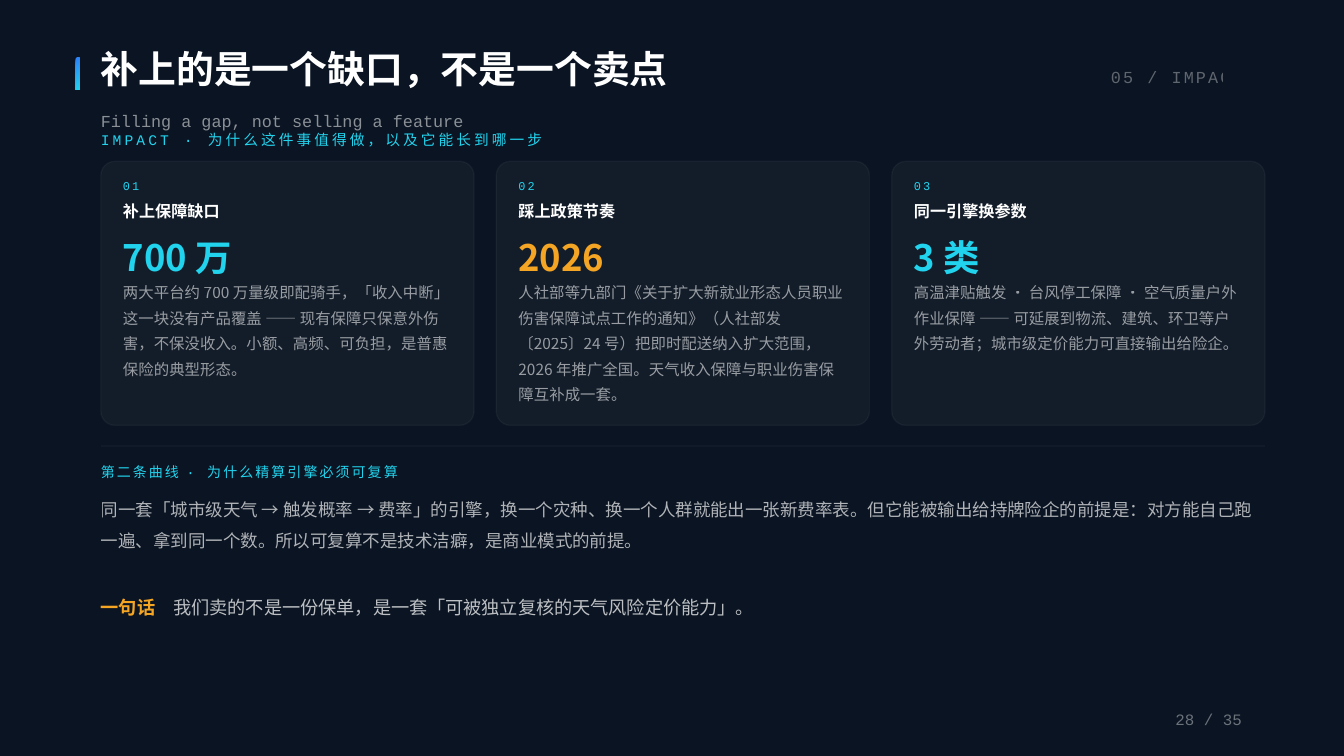
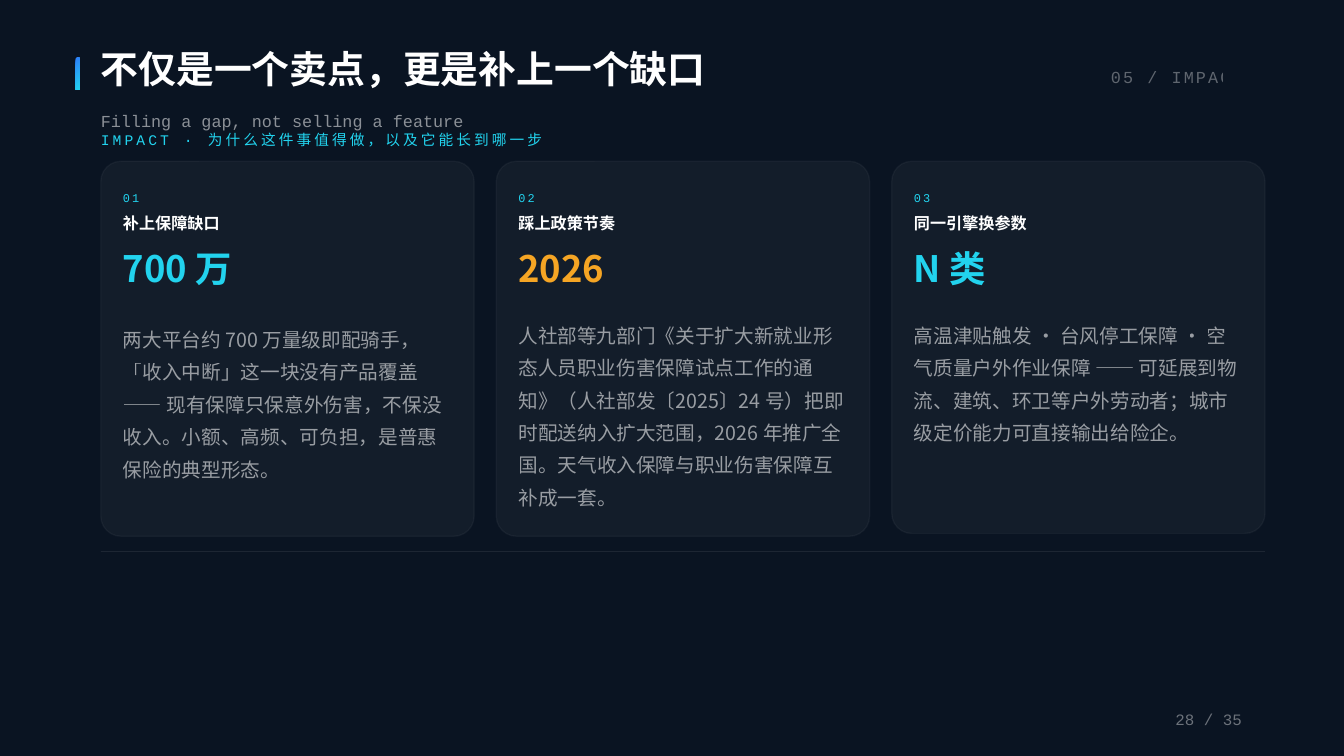
Before and after one commit to BruceLeezh/rainproof-pro, a slide deck: slide 18 of 01-参赛材料/交付物/PPT/雨证-路演PPT-答辩版-2026-11-14.pptx (slide 28 before the commit). Drawn at 1344x756 pixels with LibreOffice and Linux fonts; fonts in the diff are those of the drawing. Boxes give left, top, right and bottom in pixels: in the first picture for what was removed or moved away, otherwise in the second. Text is boxed around its words. In the diff, an @@ line names an element or a change of style, - is before the commit and + after.

```diff
--- a/01-参赛材料/交付物/PPT/雨证-路演PPT-答辩版-2026-11-14.pptx
+++ b/01-参赛材料/交付物/PPT/雨证-路演PPT-答辩版-2026-11-14.pptx
@@ text at box(101, 51, 706, 88): text changed @@
-补上的是一个缺口，不是一个卖点
+不仅是一个卖点，更是补上一个缺口
@@ rounded rectangle: place and size @@
-rounded rectangle at box(101, 161, 474, 425)
+rounded rectangle at box(101, 161, 474, 536)
@@ rounded rectangle: place and size @@
-rounded rectangle at box(496, 161, 869, 425)
+rounded rectangle at box(496, 161, 869, 536)
@@ rounded rectangle: place and size @@
-rounded rectangle at box(892, 161, 1265, 425)
+rounded rectangle at box(892, 161, 1265, 533)
@@ 3 texts: place and size @@
-3 texts at box(123, 182, 930, 190)
+3 texts at box(123, 194, 930, 202)
@@ 5 texts: place and size @@
-5 texts at box(123, 203, 1027, 274)
+5 texts at box(123, 215, 1027, 285)
@@ text at box(914, 251, 985, 285): text changed @@
-3 类
+N 类
@@ size 11 to 14 pt in 3 elements at box(518, 326, 844, 507), box(914, 326, 1237, 442), box(123, 330, 442, 479) @@
@@ text "两大平台约 700 万量级即配骑手，「收入中断」这一块没有产品覆盖 —— 现有保障只保意外伤害，不保没收入。小额、高频、 ...": place and size @@
-text "两大平台约 700 万量级即配骑手，「收入中断」这一块没有产品覆盖 —— 现有保障只保意外伤害，不保没收入。小额、高频、 ..." at box(123, 285, 449, 376)
+text "两大平台约 700 万量级即配骑手，「收入中断」这一块没有产品覆盖 —— 现有保障只保意外伤害，不保没收入。小额、高频、 ..." at box(123, 330, 442, 479)
@@ text "人社部等九部门《关于扩大新就业形态人员职业伤害保障试点工作的通知》（人社部发〔2025〕24 号）把即时配送纳入扩大范围 ...": place and size @@
-text "人社部等九部门《关于扩大新就业形态人员职业伤害保障试点工作的通知》（人社部发〔2025〕24 号）把即时配送纳入扩大范围 ..." at box(518, 285, 842, 401)
+text "人社部等九部门《关于扩大新就业形态人员职业伤害保障试点工作的通知》（人社部发〔2025〕24 号）把即时配送纳入扩大范围 ..." at box(518, 326, 844, 507)
@@ text "高温津贴触发 · 台风停工保障 · 空气质量户外作业保障 ...": place and size @@
-text "高温津贴触发 · 台风停工保障 · 空气质量户外作业保障 ..." at box(914, 285, 1239, 351)
+text "高温津贴触发 · 台风停工保障 · 空气质量户外作业保障 ..." at box(914, 326, 1237, 442)
@@ text removed at box(101, 465, 398, 478) @@
-第二条曲线 · 为什么精算引擎必须可复算
@@ text removed at box(101, 501, 1253, 549) @@
-同一套「城市级天气 → 触发概率 → 费率」的引擎，换一个灾种、换一个人群就能出一张新费率表。但它能被输出给持牌险企的前提是：对方能自己跑一遍、拿到同一个数。所以可复算不是技术洁癖，是商业模式的前提。
@@ rectangle: place and size @@
-rectangle at box(101, 446, 1265, 447)
+rectangle at box(101, 552, 1265, 553)
@@ text removed at box(101, 598, 754, 616) @@
-一句话 我们卖的不是一份保单，是一套「可被独立复核的天气风险定价能力」。
```
Also in this commit, not shown: 14 other slides changed, 15 slides removed, 2 other files.
